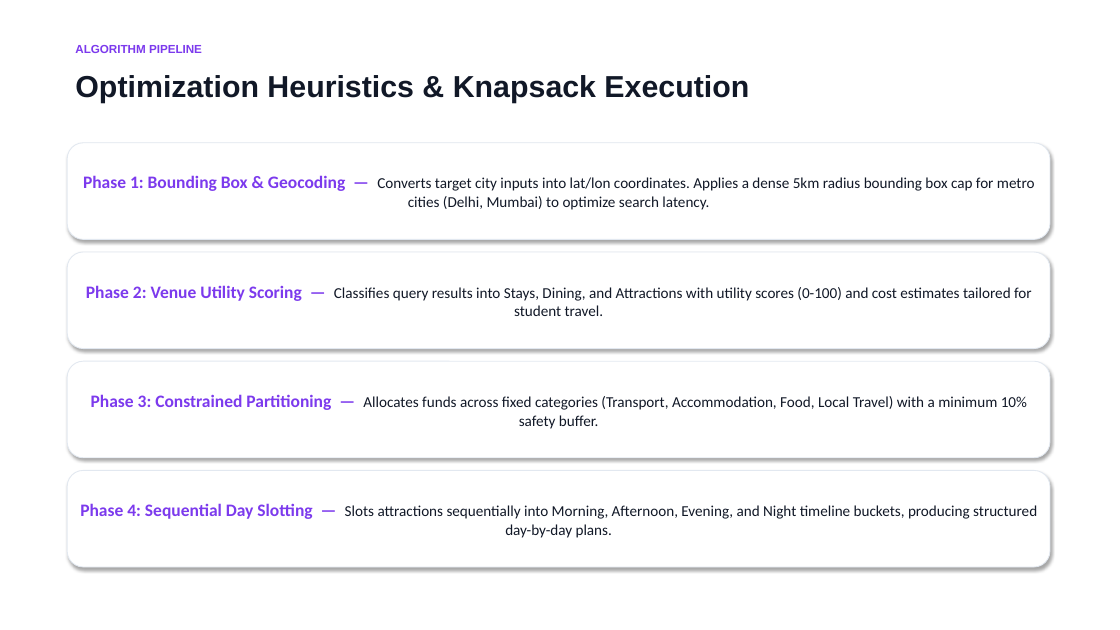
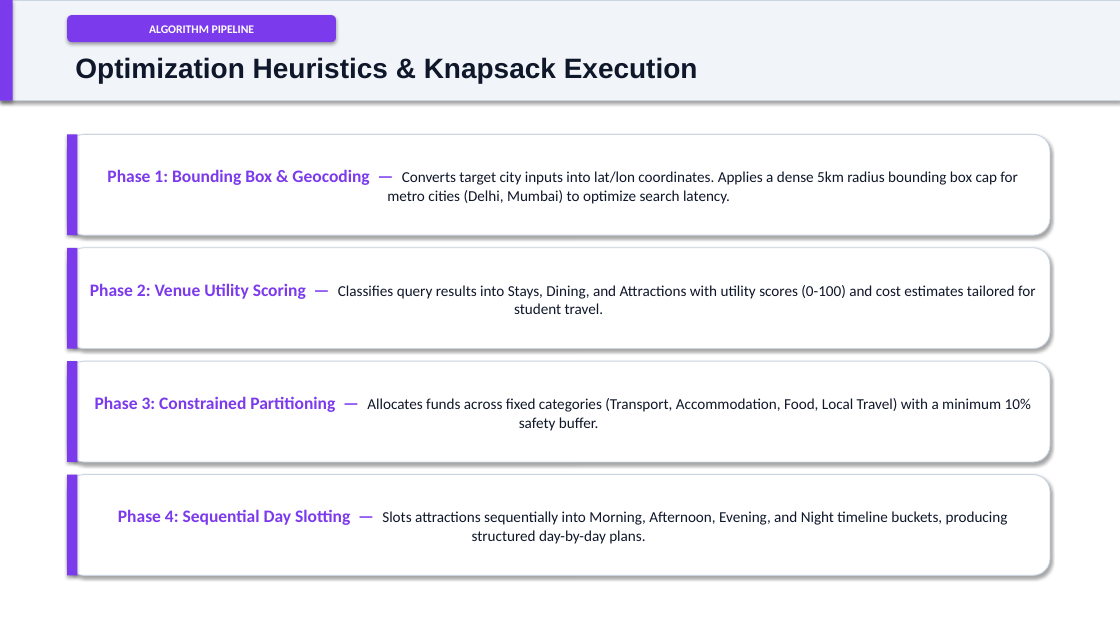
Before and after one commit to Somya-Vishnoi/Trip-Split, a slide deck: slide 5 of TripSplit_Presentation.pptx. Drawn at 1120x630 pixels with LibreOffice and Linux fonts; fonts in the diff are those of the drawing. Boxes give left, top, right and bottom in pixels: in the first picture for what was removed or moved away, otherwise in the second. Text is boxed around its words. In the diff, an @@ line names an element or a change of style, - is before the commit and + after.

Commit message:
feat: add interactive HTML presentation deck static/presentation.html and overhaul PPTX design

```diff
--- a/TripSplit_Presentation.pptx
+++ b/TripSplit_Presentation.pptx
@@ rectangle added at [0, 0, 1120, 101], fill #F1F5F9, outline #CBD5E1 0.75 pt @@
@@ rectangle added at [0, 0, 13, 101], fill #7C3AED @@
@@ rounded rectangle "ALGORITHM PIPELINE": place and size @@
-rounded rectangle "ALGORITHM PIPELINE" at [75, 45, 202, 53]
+rounded rectangle "ALGORITHM PIPELINE" at [67, 15, 336, 42]
@@ rounded rectangle "ALGORITHM PIPELINE" at [67, 15, 336, 42]: font Arial to Calibri, text colour #7C3AED to #FFFFFF; alignment left to centre; vertical alignment top to middle; fill none to #7C3AED; shadow on @@
@@ text "Optimization Heuristics & Knapsack Execution": place and size @@
-text "Optimization Heuristics & Knapsack Execution" at [75, 75, 749, 103]
+text "Optimization Heuristics & Knapsack Execution" at [75, 57, 698, 83]
@@ text "Optimization Heuristics & Knapsack Execution" at [75, 57, 698, 83]: size 26 to 24 pt, text colour #111827 to #0F172A @@
@@ rounded rectangle "Phase 1: Bounding Box & ...": place and size @@
-rounded rectangle "Phase 1: Bounding Box & ..." at [67, 143, 1050, 239]
+rounded rectangle "Phase 1: Bounding Box & ..." at [67, 134, 1050, 235]
@@ rounded rectangle "Phase 1: Bounding Box & ..." at [67, 134, 1050, 235]: text colour #111827 to #0F172A in "Converts target city inputs into lat/lon coordinates. ..."; outline #E2E8F0 0.75 pt to #CBD5E1 0.75 pt @@
@@ rectangle added at [67, 134, 77, 235], fill #7C3AED @@
@@ rounded rectangle "Phase 2: Venue Utility Scoring ...": place and size @@
-rounded rectangle "Phase 2: Venue Utility Scoring ..." at [67, 252, 1050, 349]
+rounded rectangle "Phase 2: Venue Utility Scoring ..." at [67, 248, 1050, 349]
@@ rounded rectangle "Phase 2: Venue Utility Scoring ..." at [67, 248, 1050, 349]: text colour #111827 to #0F172A in "Classifies query results into Stays, Dining, and ..."; outline #E2E8F0 0.75 pt to #CBD5E1 0.75 pt @@
@@ rectangle added at [67, 248, 77, 349], fill #7C3AED @@
@@ rounded rectangle "Phase 3: Constrained Partitioning — ...": place and size @@
-rounded rectangle "Phase 3: Constrained Partitioning — ..." at [67, 361, 1050, 458]
+rounded rectangle "Phase 3: Constrained Partitioning — ..." at [67, 361, 1050, 462]
@@ rounded rectangle "Phase 3: Constrained Partitioning — ..." at [67, 361, 1050, 462]: text colour #111827 to #0F172A in "Allocates funds across fixed categories (Transport, Accommod ..."; outline #E2E8F0 0.75 pt to #CBD5E1 0.75 pt @@
@@ rectangle added at [67, 361, 77, 462], fill #7C3AED @@
@@ rounded rectangle "Phase 4: Sequential Day Slotting ...": place and size @@
-rounded rectangle "Phase 4: Sequential Day Slotting ..." at [67, 471, 1050, 567]
+rounded rectangle "Phase 4: Sequential Day Slotting ..." at [67, 475, 1050, 576]
@@ rounded rectangle "Phase 4: Sequential Day Slotting ..." at [67, 475, 1050, 576]: text colour #111827 to #0F172A in "Slots attractions sequentially into Morning, Afternoon, Even ..."; outline #E2E8F0 0.75 pt to #CBD5E1 0.75 pt @@
@@ rectangle added at [67, 475, 77, 576], fill #7C3AED @@
```
Also in this commit, not shown: 9 other slides changed, 1 other file.
